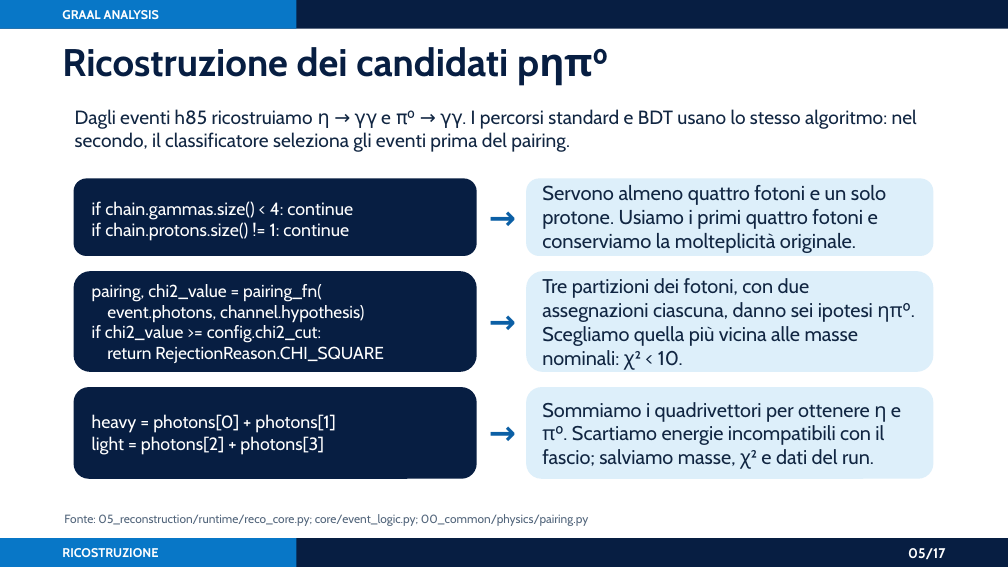
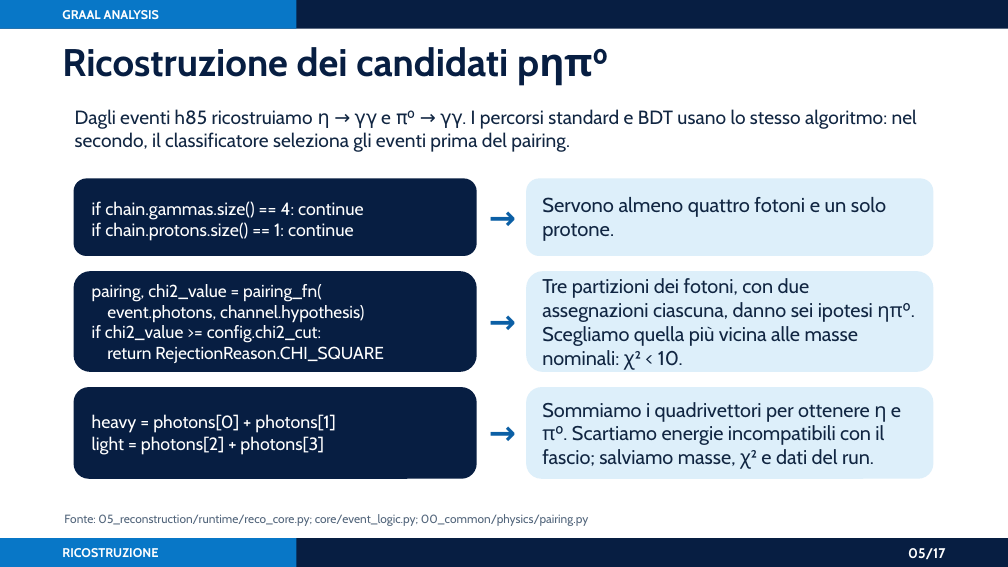
Before and after one commit to AntoninoFulci/GRAAL_Analysis, a slide deck: slide 5 of presentations/graal_analysis_framework_asimmetrie.pptx. Drawn at 1008x567 pixels with LibreOffice and Linux fonts; fonts in the diff are those of the drawing. Boxes give left, top, right and bottom in pixels: in the first picture for what was removed or moved away, otherwise in the second. Text is boxed around its words. In the diff, an @@ line names an element or a change of style, - is before the commit and + after.

```diff
--- a/presentations/graal_analysis_framework_asimmetrie.pptx
+++ b/presentations/graal_analysis_framework_asimmetrie.pptx
@@ text at <box>92,201,364,241</box>: text changed @@
-if chain.gammas.size() < 4: continue
-if chain.protons.size() != 1: continue
+if chain.gammas.size() == 4: continue
+if chain.protons.size() == 1: continue
@@ text at <box>542,197,886,241</box>: text changed @@
-Servono almeno quattro fotoni e un solo protone. Usiamo i primi quattro fotoni e conserviamo la molteplicità originale.
+Servono almeno quattro fotoni e un solo protone.
```
Also in this commit, not shown: 3 other slides changed, 16 other files.
